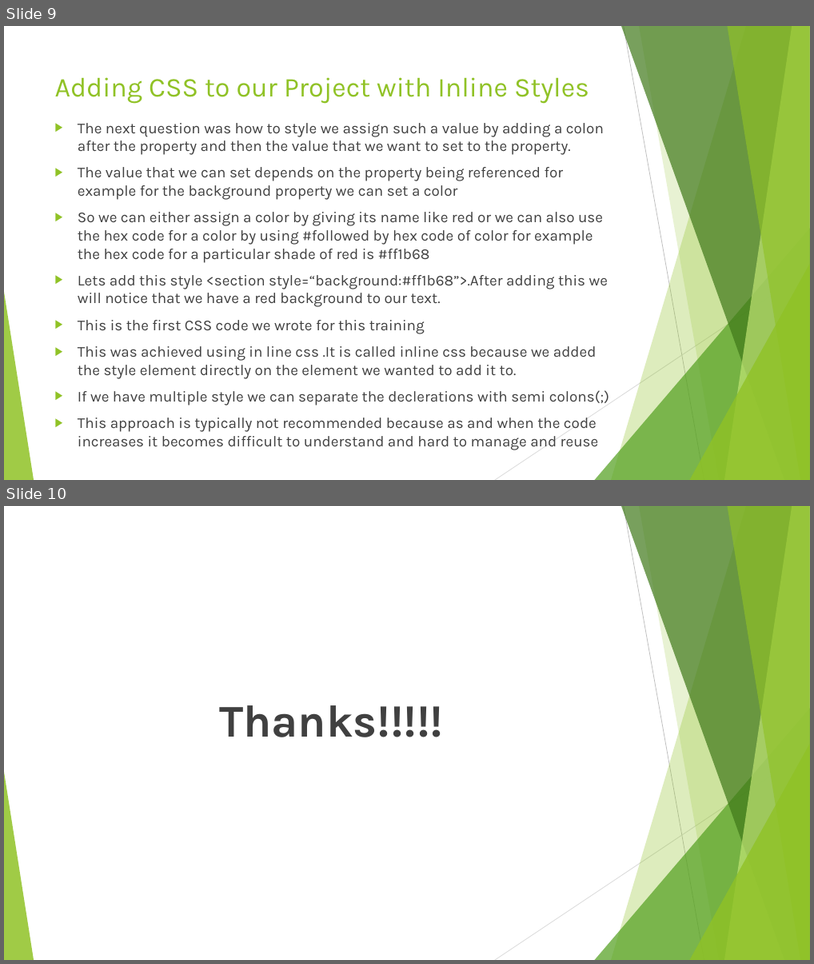
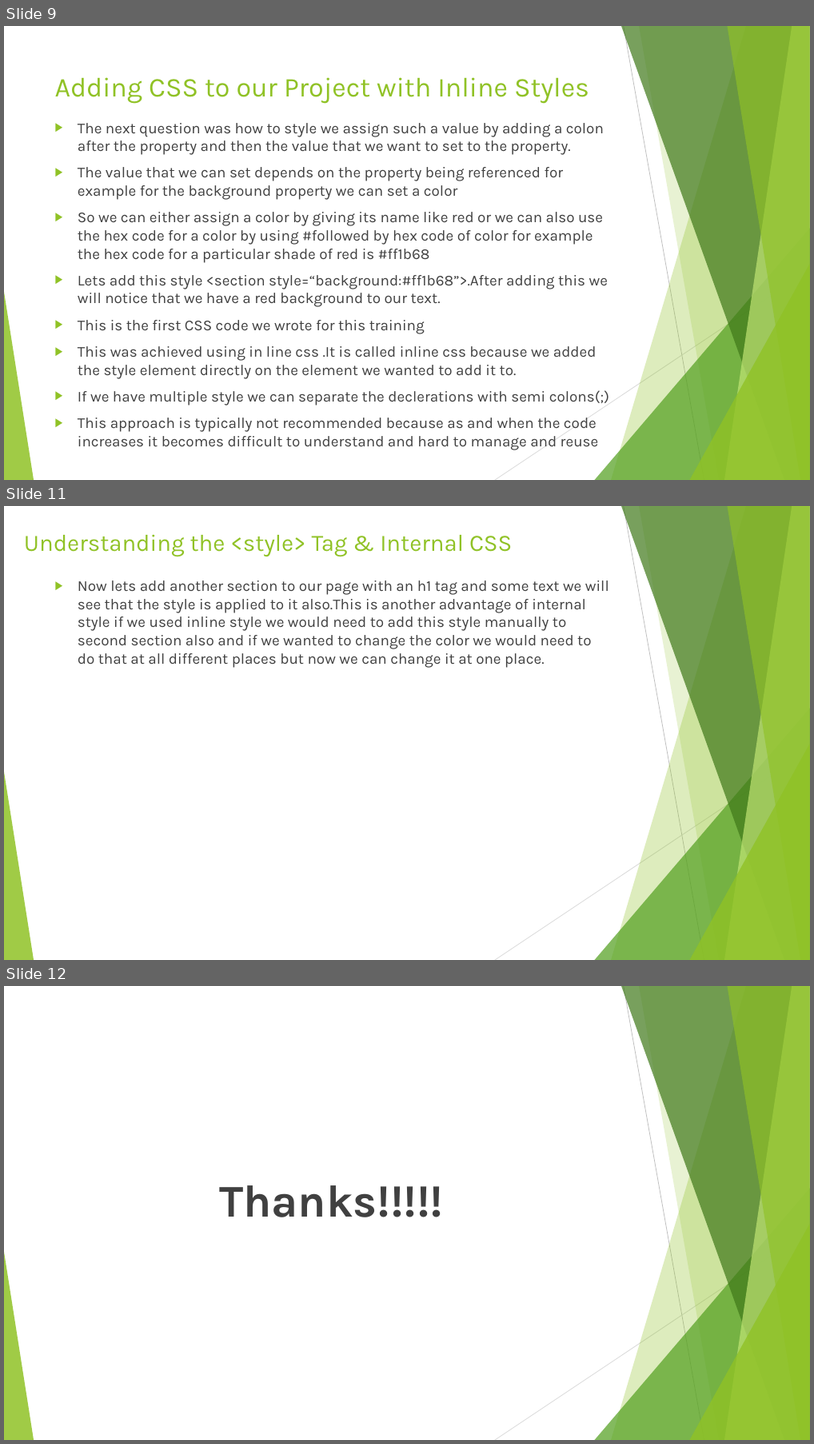
Before and after one commit to rudhrainfogain/CSS, a slide deck: PPT/Css-v2.pptx. Shown one above the other, each under a label of ours: slides 9 and 10 before the commit, slides 9, 11 and 12 after it; the slides between them are not shown. The pictures are 814x964 and 814x1444 pixels, drawn with LibreOffice and Linux fonts; fonts in the diff are those of the drawing. Boxes give left, top, right and bottom in pixels: in the first picture for what was removed or moved away, otherwise in the second. Text is boxed around its words. In the diff, an @@ line names an element or a change of style, - is before the commit and + after.

Commit message:
Internal styles

```diff
--- a/PPT/Css-v2.pptx
+++ b/PPT/Css-v2.pptx
@@ slide 11 added at box(4, 506, 810, 960), background #FFFFFF; not listed: 10 template elements that a slide beside it also shows @@
@@ title added at box(24, 535, 512, 556), 28 pt, text #90C226 @@
+Understanding the <style> Tag & Internal CSS
@@ text added at box(78, 580, 610, 668), 18 pt, text #404040 @@
+▶ Now lets add another section to our page with an h1 tag and some text we will see that the style is applied to it also.This is another advantage of internal style if we used inline style we would need to add this style manually to second section also and if we wanted to change the color we would need to do that at all different places but now we can change it at one place.
@@ what was slide 10 is now slide 12 @@
```
Also in this commit, not shown: 1 other slide added, 1 other file.
